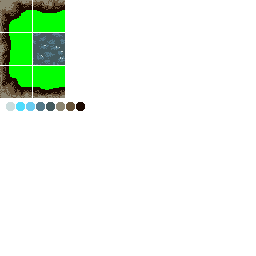
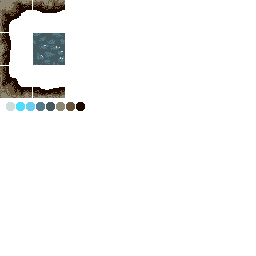
Two versions of the same layered image (w=256, h=256). Layer-by-layer changes:
hid "Layer 4" over (9, 10, 65, 90)
hid group "Group 2" (5 layers) over (9, 10, 65, 90)
